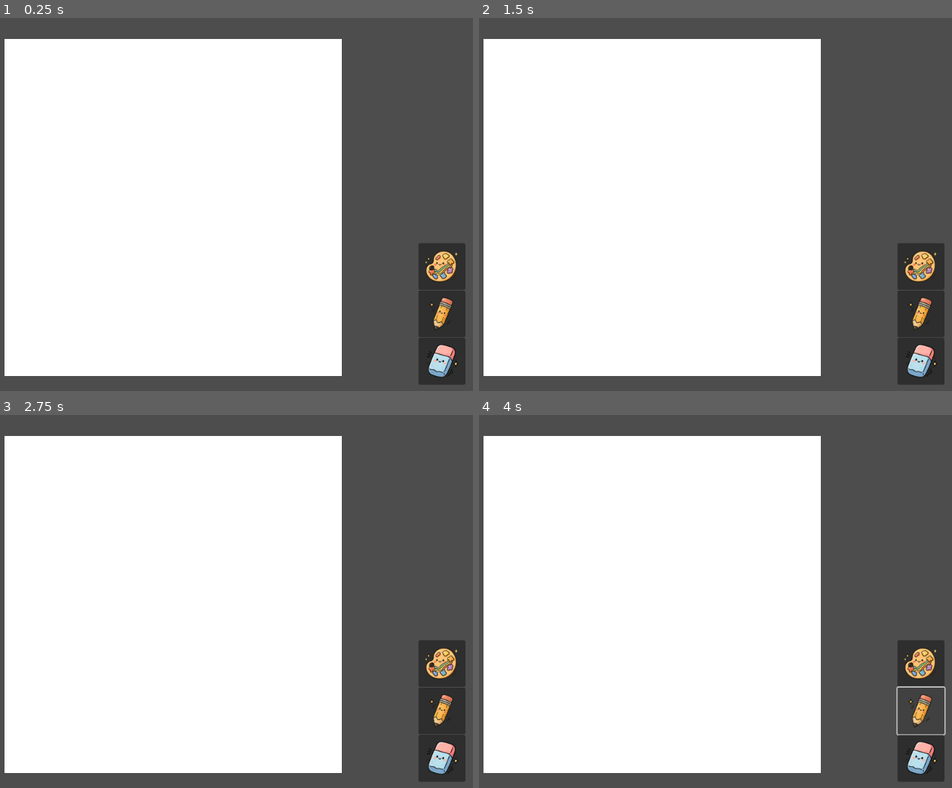
Above: before the commit, frames 1-4 (two rows, left to right).
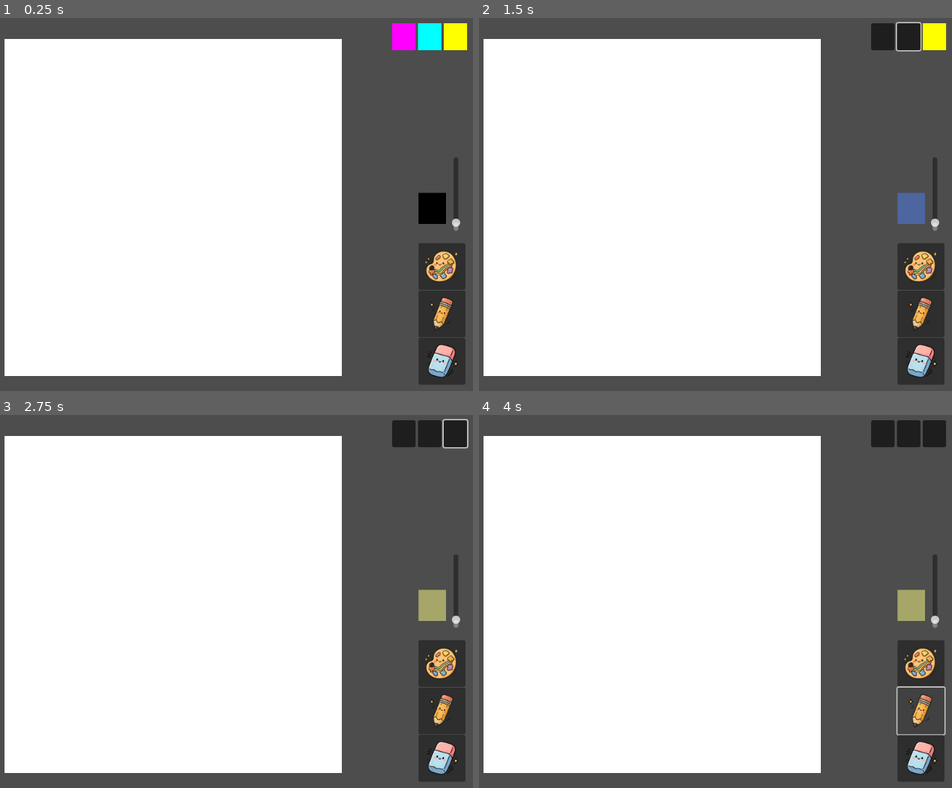
Above: after the commit, the same moments.

Repository: Dubu911/Watercolor_simulation
Game: Godot game, scene res://trial3/main3.tscn
Two runs of this game, one before a commit and one after it. Both use one fixed random seed, a clock stepped at 60 frames per second and the inputs below.
Inputs (mouse positions are in pixels of both pictures, inside the frame that each line leads up to):
- Up to frame 1 (0.25 s): no input
- Up to frame 2 (1.5 s): click (881, 36) at 0.52 s; click (909, 36) at 1.27 s
- Up to frame 3 (2.75 s): click (454, 433) at 2.02 s
- Up to frame 4 (4 s): click (918, 664) at 2.75 s; click (918, 709) at 3.5 s

The runs differ from the first frame. In frame 1, 1.8% of the frame differs, in the area x 82-99%, y 1-58%; in frame 2, 1.8%; in frame 3, 1.8%; in frame 4, 1.8%.

Commit message:
color pallet added

Diff:
--- a/trial3/brush_manager.gd
+++ b/trial3/brush_manager.gd
@@ -7,7 +7,7 @@
 @export var pencil_brush_path: NodePath
 @export var eraser_brush_path: NodePath
 @export var layer_for_mouse_pos_path: NodePath
-
+@export var current_color_display_path: NodePath
 
 # --- Internal References to PathNode ---
 var painting_coordinator: Node
@@ -16,7 +16,10 @@
 var eraser_brush: Node
 var layer_for_mouse_pos: Sprite2D
 
-var last_selected_color: Color = Color(0.1, 0.2, 0.8, 0.5)
+# --- Current Brush State ---
+var selected_pigments: Array[Color] = []
+var current_pigment_color: Color = Color.BLACK
+var current_water_amount: float = 0.05 # Default value
 
 func _ready():
 	# Get the actual nodes from the NodePaths. Add robust checks.
@@ -46,6 +49,8 @@
 	if watercolor_brush:
 		_set_active_brush(watercolor_brush)
 
+	get_node(current_color_display_path).color = current_pigment_color
+
 func _unhandled_input(event: InputEvent):
 	# Get the currently active brush from the coordinator
 	var active_brush_node = painting_coordinator.get("active_brush_node")
@@ -70,26 +75,58 @@
 func _set_active_brush(new_brush: Node):
 	if not is_instance_valid(painting_coordinator): return
 
-	# Deactivate the current brush if it exists
 	var current_active_brush = painting_coordinator.get("active_brush_node")
 	if is_instance_valid(current_active_brush) and current_active_brush.has_method("deactivate"):
 		current_active_brush.deactivate()
 
-	# Tell the coordinator to set its new active brush
-	# We call a function on the coordinator instead of changing its variable directly.
 	if painting_coordinator.has_method("set_active_brush"):
 		painting_coordinator.set_active_brush(new_brush)
 	else:
-		printerr("BrushManager ERROR: PaintingCoordinator is missing the 'set_active_brush' method!")
+		printerr("BrushManager ERROR: Coordinator missing 'set_active_brush' method!")
 
-	# Activate the new brush
 	if is_instance_valid(new_brush) and new_brush.has_method("activate"):
 		new_brush.activate(painting_coordinator)
 
-	# If the new brush is colorable, update its color to the last selected color
-	if new_brush != eraser_brush and new_brush.has_method("set_active_color"):
-		new_brush.set_active_color(last_selected_color)
+	_update_active_brush_properties()
 
+func _update_active_brush_properties():
+	var active_brush = painting_coordinator.get("active_brush_node")
+	if not is_instance_valid(active_brush): return
+	# Update color for any brush that isn't the eraser
+	if active_brush != eraser_brush and active_brush.has_method("set_active_color"):
+		active_brush.set_active_color(current_pigment_color)
+	# Update water amount only for the watercolor brush
+	if active_brush == watercolor_brush and active_brush.has_method("set_water_amount"):
+		active_brush.set_water_amount(current_water_amount)
+
+# This function adds or removes a color from our list
+func _toggle_pigment(is_on: bool, color: Color):
+	if is_on:
+		if not selected_pigments.has(color):
+			selected_pigments.append(color)
+	else:
+		if selected_pigments.has(color):
+			selected_pigments.erase(color)
+
+	_mix_and_update_brush()
+
+# This function calculates the final mixed color
+func _mix_and_update_brush():
+	if selected_pigments.is_empty():
+		# If no colors are selected, maybe default to black or a neutral gray
+		current_pigment_color = Color.BLACK
+	else:
+		# Simple averaging/blending of all selected colors
+		var mixed_color = selected_pigments[0]
+		for i in range(1, selected_pigments.size()):
+			mixed_color = mixed_color.blend(selected_pigments[i])
+		current_pigment_color = mixed_color
+
+	# Now that we have the final color, update the brush
+	_update_active_brush_properties()
+
+	# Update the color of the "current color" display square
+	get_node(current_color_display_path).color = current_pigment_color
 
 # --- UI Signal Receivers ---
 # Connect the 'pressed' signal from your UI Buttons to these functions.
@@ -109,12 +146,20 @@
 		print("brush_manager: Eraser Brush selected")
 		_set_active_brush(eraser_brush)
 
-# to do : custom color palette UI to this function in the future.
-func _on_color_selected(new_color: Color):
-	last_selected_color = new_color
+func _on_magenta_button_toggled(is_on: bool):
+	var magenta_color = Color(0.9, 0.1, 0.4, 0.5)
+	_toggle_pigment(is_on, magenta_color)
 
-	var current_active_brush = painting_coordinator.get("active_brush_node")
-	# Update the color of the active brush, if it's not the eraser
-	if is_instance_valid(current_active_brush) and current_active_brush != eraser_brush:
-		if current_active_brush.has_method("set_active_color"):
-			current_active_brush.set_active_color(last_selected_color)
+func _on_cyan_button_toggled(is_on: bool):
+	var cyan_color = Color(0.0, 0.6, 0.9, 0.5)
+	_toggle_pigment(is_on, cyan_color)
+
+func _on_yellow_button_toggled(is_on: bool):
+	var yellow_color = Color(1.0, 0.9, 0.2, 0.5)
+	_toggle_pigment(is_on, yellow_color)
+
+func _on_water_slider_value_changed(value: float):
+	# The slider's value is from 0 to 1
+	current_water_amount = value
+	print("Current water amount : ", value)
+	_update_active_brush_properties()
--- a/trial3/main3.tscn
+++ b/trial3/main3.tscn
@@ -11,6 +11,17 @@
 [ext_resource type="Script" uid="uid://bs0q83sbiekfp" path="res://trial3/painting_coordinator.gd" id="5_kn0cr"]
 [ext_resource type="Texture2D" uid="uid://j58fqdqtg4cu" path="res://icons/eraser.png" id="5_shnf3"]
 [ext_resource type="Script" uid="uid://b6vytgsswq7vp" path="res://trial3/physics_simulator.gd" id="7_a7fc4"]
+
+[sub_resource type="StyleBoxFlat" id="StyleBoxFlat_155ov"]
+
+[sub_resource type="StyleBoxFlat" id="StyleBoxFlat_a7fc4"]
+bg_color = Color(1, 0, 1, 1)
+
+[sub_resource type="StyleBoxFlat" id="StyleBoxFlat_tg5ul"]
+bg_color = Color(0, 1, 1, 1)
+
+[sub_resource type="StyleBoxFlat" id="StyleBoxFlat_x1wqm"]
+bg_color = Color(1, 1, 0, 1)
 
 [node name="main3" type="Node2D"]
 script = ExtResource("1_bp1uf")
@@ -34,6 +45,7 @@
 pencil_brush_path = NodePath("pencil_brush")
 eraser_brush_path = NodePath("eraser_brush")
 layer_for_mouse_pos_path = NodePath("../layers_container/mobile_layer")
+current_color_display_path = NodePath("../CanvasLayer/current_color_display")
 
 [node name="watercolor_brush" type="Node" parent="brush_manager"]
 script = ExtResource("2_shnf3")
@@ -96,6 +108,53 @@
 size_flags_horizontal = 0
 icon = ExtResource("5_shnf3")
 
+[node name="color_controls" type="HBoxContainer" parent="CanvasLayer"]
+offset_left = 881.0
+offset_top = 9.0
+offset_right = 1019.0
+offset_bottom = 55.0
+
+[node name="pigment" type="Label" parent="CanvasLayer/color_controls"]
+layout_mode = 2
+
+[node name="magenta" type="Button" parent="CanvasLayer/color_controls"]
+custom_minimum_size = Vector2(40, 0)
+layout_mode = 2
+theme_override_styles/hover = SubResource("StyleBoxFlat_155ov")
+theme_override_styles/normal = SubResource("StyleBoxFlat_a7fc4")
+toggle_mode = true
+
+[node name="cyan" type="Button" parent="CanvasLayer/color_controls"]
+custom_minimum_size = Vector2(40, 0)
+layout_mode = 2
+theme_override_styles/normal = SubResource("StyleBoxFlat_tg5ul")
+toggle_mode = true
+
+[node name="yellow" type="Button" parent="CanvasLayer/color_controls"]
+custom_minimum_size = Vector2(40, 0)
+layout_mode = 2
+theme_override_styles/normal = SubResource("StyleBoxFlat_x1wqm")
+toggle_mode = true
+
+[node name="water_slider" type="VSlider" parent="CanvasLayer"]
+offset_left = 982.0
+offset_top = 238.0
+offset_right = 1009.0
+offset_bottom = 364.0
+max_value = 1.0
+step = 0.01
+value = 0.05
+
+[node name="current_color_display" type="ColorRect" parent="CanvasLayer"]
+offset_left = 931.0
+offset_top = 299.0
+offset_right = 978.0
+offset_bottom = 352.0
+
 [connection signal="pressed" from="CanvasLayer/VBoxContainer/watercolor_button" to="brush_manager" method="_on_watercolor_button_pressed"]
 [connection signal="pressed" from="CanvasLayer/VBoxContainer/pencil_button" to="brush_manager" method="_on_pencil_button_pressed"]
 [connection signal="pressed" from="CanvasLayer/VBoxContainer/eraser_button" to="brush_manager" method="_on_eraser_button_pressed"]
+[connection signal="toggled" from="CanvasLayer/color_controls/magenta" to="brush_manager" method="_on_magenta_button_toggled"]
+[connection signal="toggled" from="CanvasLayer/color_controls/cyan" to="brush_manager" method="_on_cyan_button_toggled"]
+[connection signal="toggled" from="CanvasLayer/color_controls/yellow" to="brush_manager" method="_on_yellow_button_toggled"]
+[connection signal="value_changed" from="CanvasLayer/water_slider" to="brush_manager" method="_on_water_slider_value_changed"]
--- a/trial3/painting_coordinator.gd
+++ b/trial3/painting_coordinator.gd
@@ -24,7 +24,8 @@
 # --- Image Data (The actual data for the simulation) ---
 var water_read_buffer: Image
 var water_write_buffer: Image
-var mobile_image: Image
+var mobile_read_buffer: Image
+var mobile_write_buffer : Image
 var static_image: Image
 var pencil_image: Image
 var absorbency_map : Image
@@ -82,10 +83,12 @@
 	water_write_buffer = Image.create(CANVAS_WIDTH, CANVAS_HEIGHT, false, Image.FORMAT_RF)
 
 	# Mobile layer is for wet pigment, starts transparent
-	mobile_image = Image.create(CANVAS_WIDTH, CANVAS_HEIGHT, false, Image.FORMAT_RGBA8)
-	mobile_image.fill(Color(0, 0, 0, 0)) # Start fully transparent
-	mobile_texture = ImageTexture.create_from_image(mobile_image)
+	mobile_read_buffer = Image.create(CANVAS_WIDTH, CANVAS_HEIGHT, false, Image.FORMAT_RGBA8)
+	mobile_read_buffer.fill(Color(0, 0, 0, 0)) # Start fully transparent
+	mobile_texture = ImageTexture.create_from_image(mobile_read_buffer)
 	mobile_layer_sprite.texture = mobile_texture
+
+	mobile_write_buffer = Image.create(CANVAS_WIDTH, CANVAS_HEIGHT, false, Image.FORMAT_RGBA8)
 
 	# Static layer is the "paper", starts white
 	static_image = Image.create(CANVAS_WIDTH, CANVAS_HEIGHT, false, Image.FORMAT_RGBA8)
@@ -102,6 +105,9 @@
 	# Physics layers
 	absorbency_map = Image.create(CANVAS_WIDTH, CANVAS_HEIGHT, false, Image.FORMAT_RF)
 	displacement_map = Image.create(CANVAS_WIDTH, CANVAS_HEIGHT, false, Image.FORMAT_RGF)
+
+	# Initialize the paper properties
+	_initialize_paper_properties()
 
 	# All layers are centered = false to draw from top-left (0,0)
 	water_layer_sprite.centered = false
@@ -126,7 +132,8 @@
 								CANVAS_HEIGHT,
 								water_read_buffer,
 								water_write_buffer,
-								mobile_image,
+								mobile_read_buffer,
+								mobile_write_buffer,
 								static_image,
 								absorbency_map,
 								displacement_map)
@@ -142,7 +149,7 @@
 		#--- for water fluid check. needs to be disabled for faster performance ---
 		if water_texture and water_read_buffer: water_texture.update(water_read_buffer)
 
-		if mobile_texture and mobile_image: mobile_texture.update(mobile_image)
+		if mobile_texture and mobile_read_buffer: mobile_texture.update(mobile_read_buffer)
 		if static_texture and static_image: static_texture.update(static_image)
 		_dirty_watercolor = false
 
@@ -173,11 +180,11 @@
 
 					# --- Add color to the mobile pigment layer ---
 					# This is a simple blend for now. More complex logic can be added later.
-					var existing_mobile_color = mobile_image.get_pixel(draw_x, draw_y)
+					var existing_mobile_color = mobile_read_buffer.get_pixel(draw_x, draw_y)
 					var blended_color = existing_mobile_color.blend(color)
-					mobile_image.set_pixel(draw_x, draw_y, blended_color)
-
-	# After adding paint, we MUST mark the watercolor layers as dirty for an update.
+					mobile_read_buffer.set_pixel(draw_x, draw_y, blended_color)
+
+	# Flag for refreshing
 	mark_watercolor_dirty()
 
 func draw_line_on_pencil_layer(from_pos: Vector2, to_pos: Vector2, color: Color, radius: float):
@@ -246,6 +253,19 @@
 	gravity_x = GRAVITY_STRENGTH * sin(h_rad)
 	gravity_y = GRAVITY_STRENGTH * sin(v_rad)
 
+func _initialize_paper_properties():
+	# Loop through every pixel to set its absorbency
+	for y in range(CANVAS_HEIGHT):
+		for x in range(CANVAS_WIDTH):
+			var random_absorbency = randf_range(0.01, 0.013)
+			#var random_absorbency = 0.01
+			# Set the pixel value. Since the format is FORMAT_RF,
+			# the value is stored in the red channel.
+			absorbency_map.set_pixel(x, y, Color(random_absorbency, 0, 0))
+
+	# It's also a good idea to initialize the displacement map to zero here
+	displacement_map.fill(Color(0,0,0,0))
+
 func set_vertical_tilt(degrees: float):
 	vertical_theta = degrees
 	_update_gravity_components()
--- a/trial3/physics_simulator.gd
+++ b/trial3/physics_simulator.gd
@@ -6,9 +6,12 @@
 const EVAPORATION_RATE = 0.005
 #const S = 0.5 # Surface tension coefficient
 #const SP = 1.3 # Spread force coefficient
-const HOLD_THRESHOLD = 0.7 # The force needed to wet a dry pixel
-const DRY_PIXEL_LIMIT = 0.0001 # Any water amount below this is considered "dry"
-const IGNORE_THRESHOLD = 0.003
+@export var S: float = 0.5 # Surface tension coefficient
+@export var SP: float = 1.35 # Spread force coefficient
+@export var HOLD_THRESHOLD = 1.3 # The force needed to wet a dry pixel
+const DRY_PIXEL_LIMIT = 0.0 # Any water amount below this is considered "dry"
+const ENERGY_LOSS_ON_REDISTRIBUTION = 0.5 # How much energy is lost when flow is redirected
+
 
 # --- MEMBER VARIABLES TO HOLD REFERENCES TO DATA LAYERS ---
 var canvas_width := 0
@@ -16,14 +19,13 @@
 
 var water_read: Image
 var water_write: Image
-var mobile_pigment: Image
+var mobile_read: Image
+var mobile_write: Image
 var static_pigment: Image
 var absorbency_map: Image
 var displacement_map: Image
 
-# Debugging purpose
-@export var S: float = 0.5 # Surface tension coefficient
-@export var SP: float = 1.3 # Spread force coefficient
+# Fine tunning purpose
 # A flag to prevent spamming the print statement
 var values_changed_this_frame := false
 # --- FUNCTION FOR LIVE TUNING ---
@@ -54,14 +56,15 @@
 		print("Surface Tension (S): %.2f | Spreading Force (SP): %.2f" % [S, SP])
 
 
-func init(p_width: int, p_height: int, p_water_read: Image, p_water_write: Image,
-		  p_mobile_pigment: Image, p_static_pigment: Image, p_absorbency: Image, p_displacement: Image):
+func init(p_width: int, p_height: int, p_water_read: Image, p_water_write: Image, p_mobile_read: Image,
+		  p_mobile_write: Image, p_static_pigment: Image, p_absorbency: Image, p_displacement: Image):
 	canvas_width = p_width
 	canvas_height = p_height
 
 	water_read = p_water_read
 	water_write = p_water_write
-	mobile_pigment = p_mobile_pigment
+	mobile_read = p_mobile_read
+	mobile_write = p_mobile_write
 	static_pigment = p_static_pigment
 	absorbency_map = p_absorbency
 	displacement_map = p_displacement
@@ -198,10 +201,8 @@
 				var amount_to_move = D.r * water_at_source * delta
 				var neighbor_water = water_write.get_pixel(x + 1, y).r
 				if not (neighbor_water < DRY_PIXEL_LIMIT and amount_to_move < HOLD_THRESHOLD):
-				#if neighbor_water > DRY_PIXEL_LIMIT:
 					# Can't move more than we have
 					var actual_move_amount = min(amount_to_move, water_at_source)
-					#if actual_move_amount < IGNORE_THRESHOLD : actual_move_amount = 0
 					# Get current values from the WRITE buffer
 					var source_val = water_write.get_pixel(x, y).r
 					var dest_val = water_write.get_pixel(x + 1, y).r
@@ -212,9 +213,7 @@
 				var amount_to_move = abs(D.r * water_at_source * delta)
 				var neighbor_water = water_write.get_pixel(x - 1, y).r
 				if not (neighbor_water < DRY_PIXEL_LIMIT and amount_to_move < HOLD_THRESHOLD):
-					#if neighbor_water > DRY_PIXEL_LIMIT:
 					var actual_move_amount = min(amount_to_move, water_at_source)
-					#if actual_move_amount < IGNORE_THRESHOLD : actual_move_amount = 0
 					var source_val = water_write.get_pixel(x, y).r
 					var dest_val = water_write.get_pixel(x - 1, y).r
 					water_write.set_pixel(x, y, Color(source_val - actual_move_amount, 0, 0))
@@ -229,9 +228,7 @@
 				var amount_to_move = D.g * water_at_source * delta
 				var neighbor_water = water_write.get_pixel(x, y + 1).r
 				if not (neighbor_water < DRY_PIXEL_LIMIT and amount_to_move < HOLD_THRESHOLD):
-					#if neighbor_water > DRY_PIXEL_LIMIT:
 					var actual_move_amount = min(amount_to_move, water_at_source)
-					#if actual_move_amount < IGNORE_THRESHOLD : actual_move_amount = 0
 					var source_val = water_write.get_pixel(x, y).r
 					var dest_val = water_write.get_pixel(x, y + 1).r
 					water_write.set_pixel(x, y, Color(source_val - actual_move_amount, 0, 0))
@@ -240,9 +237,7 @@
 				var amount_to_move = abs(D.g * water_at_source * delta)
 				var neighbor_water = water_write.get_pixel(x, y - 1).r
 				if not (neighbor_water < DRY_PIXEL_LIMIT and amount_to_move < HOLD_THRESHOLD):
-					#if neighbor_water > DRY_PIXEL_LIMIT:
 					var actual_move_amount = min(amount_to_move, water_at_source)
-					#if actual_move_amount < IGNORE_THRESHOLD : actual_move_amount = 0
 					var source_val = water_write.get_pixel(x, y).r
 					var dest_val = water_write.get_pixel(x, y - 1).r
 					water_write.set_pixel(x, y, Color(source_val - actual_move_amount, 0, 0))
@@ -257,10 +252,9 @@
 		for x in range(canvas_width):
 
 			var total_here = water_read.get_pixel(x,y).r
-			#var capacity = absorbency_map.get_pixel(x,y).r  # 0.0 if unused
-			var capacity = 0.0
+			var capacity = absorbency_map.get_pixel(x,y).r  # 0.0 if unused
 			var movable_water = max(0.0, total_here - capacity)
-			if movable_water < DRY_PIXEL_LIMIT:
+			if movable_water <= DRY_PIXEL_LIMIT:
 				#water_write.set_pixel(x,y, Color(total_here,0,0))
 				continue
 
@@ -271,12 +265,31 @@
 			var want_d = max(0.0, F.g) * movable_water * delta
 			var want_u = max(0.0,-F.g) * movable_water * delta
 
-			# tiny-parcel gate (soft!)
-			if x < canvas_width - 1 and water_read.get_pixel(x+1,y).r < DRY_PIXEL_LIMIT and want_r < HOLD_THRESHOLD: want_r = 0.0
-			if x > 0 and water_read.get_pixel(x-1,y).r < DRY_PIXEL_LIMIT and want_l < HOLD_THRESHOLD: want_l = 0.0
-			if y < canvas_height - 1 and water_read.get_pixel(x,y+1).r < DRY_PIXEL_LIMIT and want_d < HOLD_THRESHOLD: want_d = 0.0
-			if y > 0 and water_read.get_pixel(x,y-1).r < DRY_PIXEL_LIMIT and want_u < HOLD_THRESHOLD: want_u = 0.0
-
+			# Identify blocked paths and sum the blocked flow.
+			var total_blocked_flow = 0.0
+
+			if x < canvas_width - 1 and water_read.get_pixel(x+1,y).r < DRY_PIXEL_LIMIT and want_r < HOLD_THRESHOLD:
+				total_blocked_flow += want_r; want_r = 0.0
+			if x > 0 and water_read.get_pixel(x-1,y).r < DRY_PIXEL_LIMIT and want_l < HOLD_THRESHOLD:
+				total_blocked_flow += want_l; want_l = 0.0
+			if y < canvas_height - 1 and water_read.get_pixel(x,y+1).r < DRY_PIXEL_LIMIT and want_d < HOLD_THRESHOLD:
+				total_blocked_flow += want_d; want_d = 0.0
+			if y > 0 and water_read.get_pixel(x,y-1).r < DRY_PIXEL_LIMIT and want_u < HOLD_THRESHOLD:
+				total_blocked_flow += want_u; want_u = 0.0
+
+			# Redistribute the blocked flow to any open paths.
+			var open_paths_count = 0
+			if want_r > 0.0: open_paths_count += 1
+			if want_l > 0.0: open_paths_count += 1
+			if want_d > 0.0: open_paths_count += 1
+			if want_u > 0.0: open_paths_count += 1
+
+			if open_paths_count > 0 and total_blocked_flow > 0:
+				var redistributed_flow = (total_blocked_flow * ENERGY_LOSS_ON_REDISTRIBUTION) / open_paths_count
+				if want_r > 0.0: want_r += redistributed_flow
+				if want_l > 0.0: want_l += redistributed_flow
+				if want_d > 0.0: want_d += redistributed_flow
+				if want_u > 0.0: want_u += redistributed_flow
 			# Scale down outflows if they exceed the available movable water
 			var total_outflow = want_r + want_l + want_d + want_u
 			if total_outflow > movable_water:
@@ -289,12 +302,12 @@
 
 			# --- Commit the transfers using the ACCUMULATOR pattern ---
 
-			# 1. Add the water that STAYS to the write buffer at the source pixel
+			# Add the water that STAYS to the write buffer at the source pixel
 			var water_staying = total_here - total_outflow
 			var source_val = water_write.get_pixel(x, y).r
 			water_write.set_pixel(x, y, Color(source_val + water_staying, 0, 0))
 
-			# 2. Add the outflow amounts to the neighbors in the write buffer
+			# Add the outflow amounts to the neighbors in the write buffer
 			if want_r > 0.0:
 				var neighbor_val = water_write.get_pixel(x + 1, y).r
 				water_write.set_pixel(x + 1, y, Color(neighbor_val + want_r, 0, 0))
--- a/trial3/watercolor_brush.gd
+++ b/trial3/watercolor_brush.gd
@@ -11,15 +11,18 @@
 var coordinator_ref # Reference to the painting_coordinator
 var is_painting: bool = false # Tracks if the mouse button is held for painting
 
-func set_active_color(new_color: Color):
-	self.brush_color = new_color
-
 func activate(coordinator):
 	coordinator_ref = coordinator
 	is_painting = false
 
 func deactivate():
 	is_painting = false
+
+func set_active_color(new_color: Color):
+	self.brush_color = new_color
+
+func set_water_amount(new_amount: float):
+	self.water_amount = new_amount
 
 # This function is called by the BrushManager, which gets the input event.
 func handle_input(event: InputEvent, mouse_pos_img_space: Vector2):
Not shown: 1 places in trial3/main3.tscn that only renumber resources
